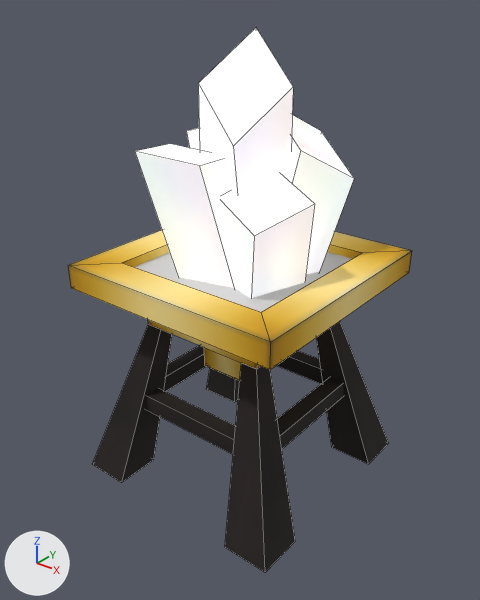
The OBJ model src/main/resources/assets/arcanearchives/models/block/radiantresonator.obj: old version first, new version second.
Camera for both pictures: a 50 mm lens placed at (6.16, -7.81, 8.0), pointed at (0.06, -0.19, 3.27). Every picture has the same lights, and +X, +Y and +Z are marked at lower left. Mesh edges are drawn as thin lines. Where no turn or scale is listed for an object, it has been applied to the vertices. Vertices at the same position are counted once.

In view in the first picture: 'radiantresonator'.
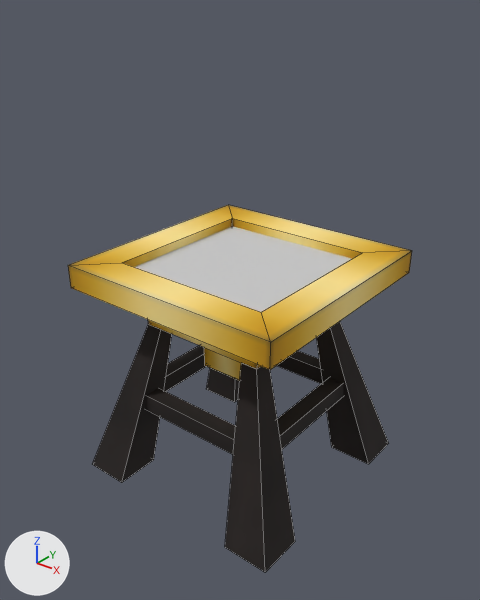
Patch to the scene script:
```diff
--- a/src/main/resources/assets/arcanearchives/models/block/radiantresonator.obj.py
+++ b/src/main/resources/assets/arcanearchives/models/block/radiantresonator.obj.py
@@ me_radiantresonator @@
 me_radiantresonator.from_pydata(...)  # 162 vertices, 116 faces; spans x -1.97..1.97, y -1.97..1.97, z 0.0..7.33
 # used by ob_radiantresonator; location = (0.0, 0.0, 0.0)
+# me_radiantresonator part 1: the loose piece of 8 vertices spanning x -0.93..0.44, y -1.58..0.42, z 2.94..5.85 is deleted
+# me_radiantresonator part 2: the loose piece of 8 vertices spanning x -1.46..0.7, y -0.31..1.28, z 2.93..6.02 is deleted
+# me_radiantresonator part 3: the loose piece of 8 vertices spanning x -0.61..0.65, y -0.66..0.61, z 2.98..7.33 is deleted
+# me_radiantresonator part 4: the loose piece of 8 vertices spanning x -0.31..1.25, y -0.51..1.55, z 2.93..6.28 is deleted
+# me_radiantresonator part 5: the loose piece of 8 vertices spanning x -0.26..1.41, y -1.15..0.55, z 2.93..5.45 is deleted
 me_radiantresonator.materials.append(mat_09___default)
 me_radiantresonator.materials.append(mat_07___default)
-me_radiantresonator.materials.append(mat_08___default)  # picture img_radiantresonator_rawquartz_png
```

Boxes [x1, y1, x2, y2] around the edits, measured in the pictures (480 x 600 px):
'radiantresonator', reshaped (32% shorter): before [68, 28, 412, 573]; after [68, 205, 412, 573]
part 1 of me_radiantresonator, deleted: before [135, 144, 234, 288]
part 2 of me_radiantresonator, deleted: before [187, 128, 200, 150]
part 3 of me_radiantresonator, deleted: before [198, 28, 293, 194]
part 4 of me_radiantresonator, deleted: before [285, 115, 354, 274]
part 5 of me_radiantresonator, deleted: before [220, 173, 314, 298]
